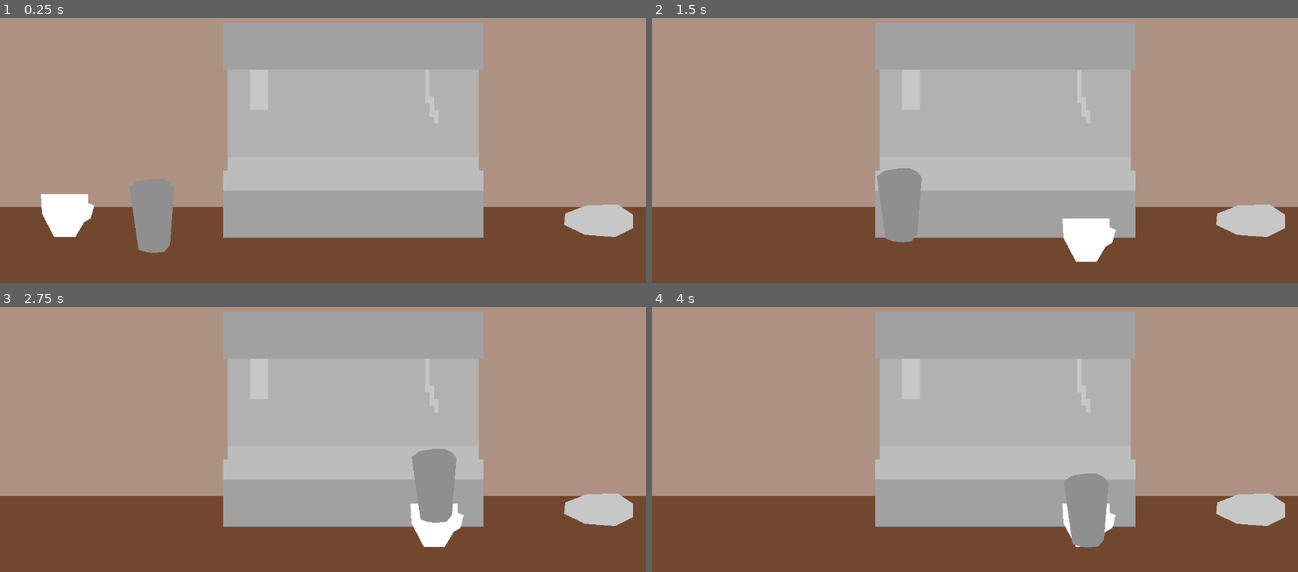
Above: before the commit, frames 1-4 (two rows, left to right).
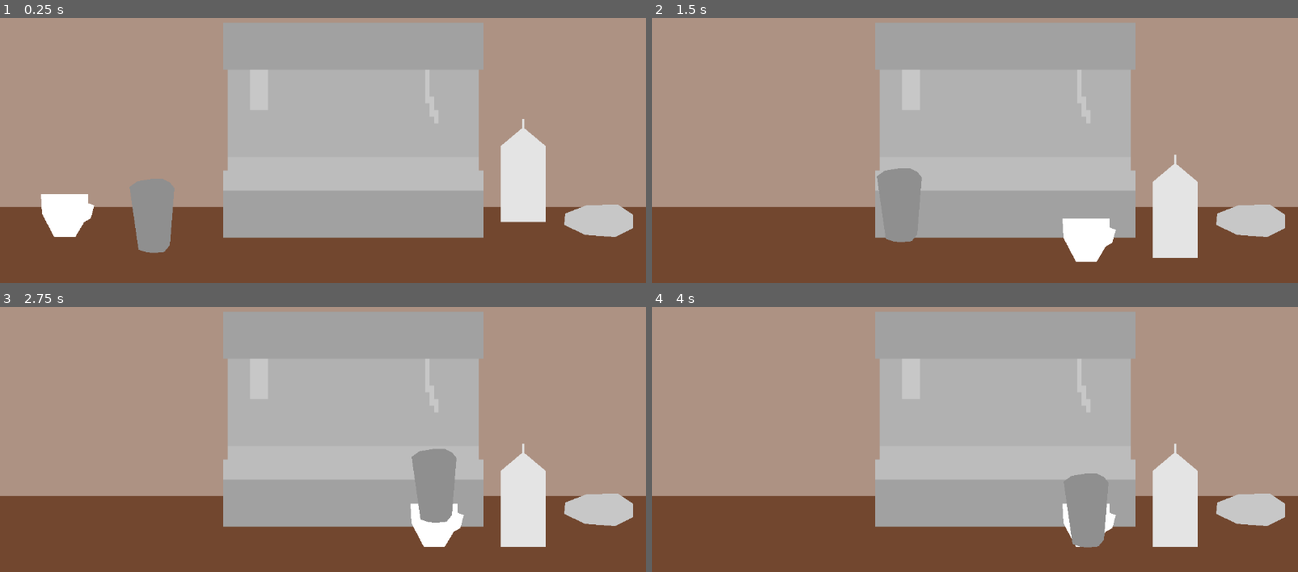
Above: after the commit, the same moments.

Repository: ltg7412/SpookyBarista
Game: Godot game, scene res://game.tscn
Two runs of this game, one before a commit and one after it. Both use one fixed random seed, a clock stepped at 60 frames per second and the inputs below.
Inputs (mouse positions are in pixels of both pictures, inside the frame that each line leads up to):
- Up to frame 1 (0.25 s): no input
- Up to frame 2 (1.5 s): drag from (716, 235) to (1091, 174) at 0.52 s; drag from (807, 224) to (1091, 174) at 1.27 s
- Up to frame 3 (2.75 s): move the mouse to (387, 309) at 2.02 s; press the mouse at (387, 309) at 2.03 s
- Up to frame 4 (4 s): release the mouse at (1039, 309) at 2.75 s; tap Enter at 2.75 s; drag from (942, 463) to (1084, 542) at 2.77 s; tap Space at 3.5 s; move the mouse to (1168, 444) at 3.52 s; press the mouse at (1168, 444) at 3.53 s

The runs differ from the first frame. In frame 1, 2.3% of the frame differs, in the area x 77-85%, y 38-78%; in frame 2, 2.3%; in frame 3, 2.3%; in frame 4, 2.3%.

Commit message:
Add milk carton

Diff:
--- a/Components/Tool/Cup/cup.gd
+++ b/Components/Tool/Cup/cup.gd
@@ -1,6 +1,10 @@
 class_name Cup extends Tool
 
 @export var _coffee: Coffee
+
+func _ready() -> void:
+	_coffee = Coffee.new()
+	super()
 
 func set_coffee(coffee: Coffee) -> void:
 	self.coffee = coffee
--- /dev/null
+++ b/Components/Tool/MilkCarton/milk_carton.gd
@@ -0,0 +1,29 @@
+@tool
+extends InteractorTool
+
+@export var milk: Milk:
+	set(value):
+		milk = value
+		if Engine.is_editor_hint():
+			update_configuration_warnings()
+
+func _on_interaction_started(interaction_cushion: ToolInteractionCushion) -> void:
+	print("starting to pour milk")
+
+func _on_interaction_completed(interaction_cushion: ToolInteractionCushion) -> void:
+	if interaction_cushion.cushion_owner is not Pitcher: return
+
+	var pitcher := (interaction_cushion.cushion_owner as Pitcher)
+	pitcher.milk = milk
+	print("milk poured")
+
+@export var set_me := 0:
+	set(value):
+		set_me = value
+		if Engine.is_editor_hint():
+			update_configuration_warnings()
+
+func _get_configuration_warnings():
+	if milk == null:
+		return ["Milk is unset!"]
+	return []
--- /dev/null
+++ b/Components/Tool/MilkCarton/milk_carton.tscn
@@ -0,0 +1,25 @@
+[gd_scene load_steps=4 format=3 uid="uid://d06r8ilmgr4ck"]
+
+[ext_resource type="PackedScene" uid="uid://kt37rr4g8uqr" path="res://Components/Tool/tool.tscn" id="1_jhdya"]
+[ext_resource type="Script" uid="uid://j70s8wpr5kuy" path="res://Components/Tool/MilkCarton/milk_carton.gd" id="2_jy2k8"]
+
+[sub_resource type="RectangleShape2D" id="RectangleShape2D_jy2k8"]
+size = Vector2(80, 182)
+
+[node name="MilkCarton" instance=ExtResource("1_jhdya")]
+script = ExtResource("2_jy2k8")
+milk = null
+set_me = 0
+
+[node name="Polygon2D2" type="Polygon2D" parent="Sprite" index="0"]
+position = Vector2(-4, -17)
+scale = Vector2(2, 2)
+color = Color(0.894922, 0.894922, 0.894922, 1)
+polygon = PackedVector2Array(1, -71.5, 1, -79.5, 3, -79.5, 3, -71.5, 22, -55.5, 22, 12.5, -18, 12.5, -18, -55.5)
+
+[node name="CollisionShape2D" type="CollisionShape2D" parent="." index="1"]
+position = Vector2(0, -83)
+shape = SubResource("RectangleShape2D_jy2k8")
+
+[node name="PinComponent" parent="." index="2"]
+id = &"milk"
--- a/Components/Tool/Pitcher.tscn
+++ b/Components/Tool/Pitcher.tscn
@@ -1,10 +1,15 @@
-[gd_scene load_steps=4 format=3 uid="uid://bl8668xw877ja"]
+[gd_scene load_steps=7 format=3 uid="uid://bl8668xw877ja"]
 
 [ext_resource type="PackedScene" uid="uid://kt37rr4g8uqr" path="res://Components/Tool/tool.tscn" id="1_g80n3"]
 [ext_resource type="Script" uid="uid://0imew4d0q030" path="res://Components/Tool/Pitcher/pitcher.gd" id="2_2s680"]
+[ext_resource type="PackedScene" uid="uid://dbn260w4htbb" path="res://Components/Pinning/pin_cushion_component.tscn" id="3_dbpjl"]
+[ext_resource type="Script" uid="uid://drhtqfkssl8nw" path="res://Components/Pinning/tool_interaction_cushion.gd" id="4_k3iim"]
 
 [sub_resource type="RectangleShape2D" id="RectangleShape2D_xlobq"]
 size = Vector2(72, 122)
+
+[sub_resource type="CircleShape2D" id="CircleShape2D_dbpjl"]
+radius = 108.019
 
 [node name="SteamingPitcher" instance=ExtResource("1_g80n3")]
 script = ExtResource("2_2s680")
@@ -22,3 +27,14 @@
 
 [node name="PinComponent" parent="." index="2"]
 id = &"pitcher"
+
+[node name="MilkCartonCushion" parent="." index="3" node_paths=PackedStringArray("cushion_owner") instance=ExtResource("3_dbpjl")]
+position = Vector2(64, -135)
+script = ExtResource("4_k3iim")
+interaction_length = 1
+acceptable_pin_ids = Array[StringName]([&"milk"])
+cushion_owner = NodePath("..")
+
+[node name="CollisionShape2D2" type="CollisionShape2D" parent="MilkCartonCushion" index="0"]
+position = Vector2(-64, 80)
+shape = SubResource("CircleShape2D_dbpjl")
--- a/Components/Tool/Tool.gd
+++ b/Components/Tool/Tool.gd
@@ -9,6 +9,8 @@
 var coffee: Coffee
 
 func _ready() -> void:
+	if Engine.is_editor_hint(): return
+
 	add_to_group(&"tools")
 	input_pickable = true
 	pin_component.pinned.connect(on_pinned)
--- a/game.tscn
+++ b/game.tscn
@@ -6,12 +6,20 @@
 [ext_resource type="PackedScene" uid="uid://wbi5ufnqggf3" path="res://Components/Tool/Cup.tscn" id="4_fc0e3"]
 [ext_resource type="PackedScene" uid="uid://bl8668xw877ja" path="res://Components/Tool/Pitcher.tscn" id="5_7jktm"]
 [ext_resource type="PackedScene" uid="uid://x348ofyww023" path="res://Things/coffee_machine.tscn" id="6_ryrav"]
+[ext_resource type="PackedScene" uid="uid://d06r8ilmgr4ck" path="res://Components/Tool/MilkCarton/milk_carton.tscn" id="7_j5wjh"]
+[ext_resource type="Script" uid="uid://p8u33hgppj81" path="res://Resources/Milk.gd" id="8_vef74"]
 
 [sub_resource type="RectangleShape2D" id="RectangleShape2D_mwb40"]
 size = Vector2(1384, 340)
 
 [sub_resource type="CircleShape2D" id="CircleShape2D_feb5d"]
 radius = 52.469
+
+[sub_resource type="Resource" id="Resource_hve3p"]
+script = ExtResource("8_vef74")
+display_name = "Regular Milk"
+id = &"milk"
+metadata/_custom_type_script = "uid://p8u33hgppj81"
 
 [node name="Game" type="Node2D"]
 
@@ -63,3 +71,7 @@
 
 [node name="Shaker" parent="ToolContainer" instance=ExtResource("5_7jktm")]
 position = Vector2(271, 551)
+
+[node name="MilkCarton" parent="ToolContainer" instance=ExtResource("7_j5wjh")]
+position = Vector2(933, 503)
+milk = SubResource("Resource_hve3p")
Not shown, added: Components/Tool/MilkCarton/milk_carton.gd.uid
Not shown: 1 places in game.tscn that only renumber resources
